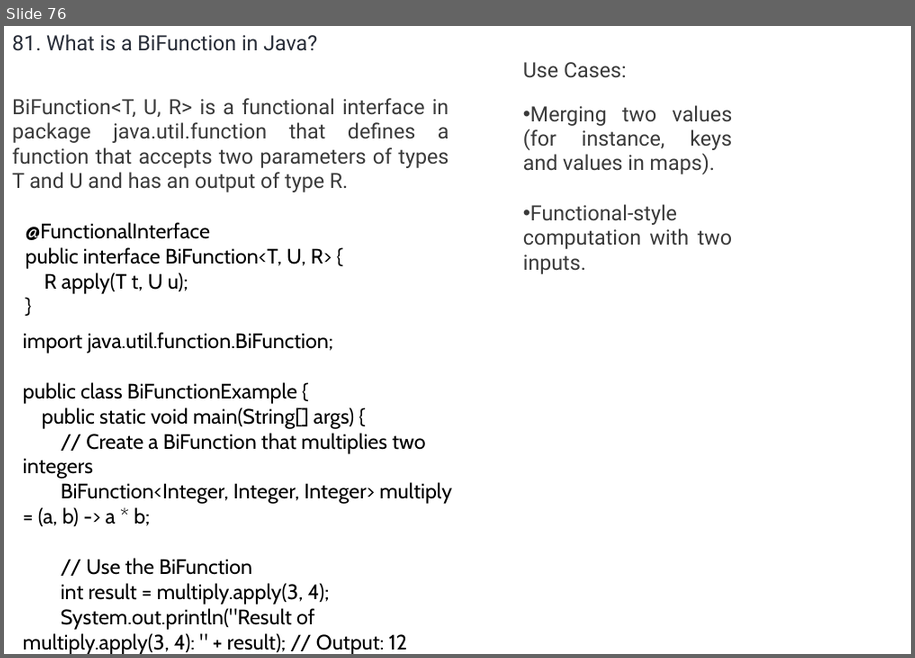
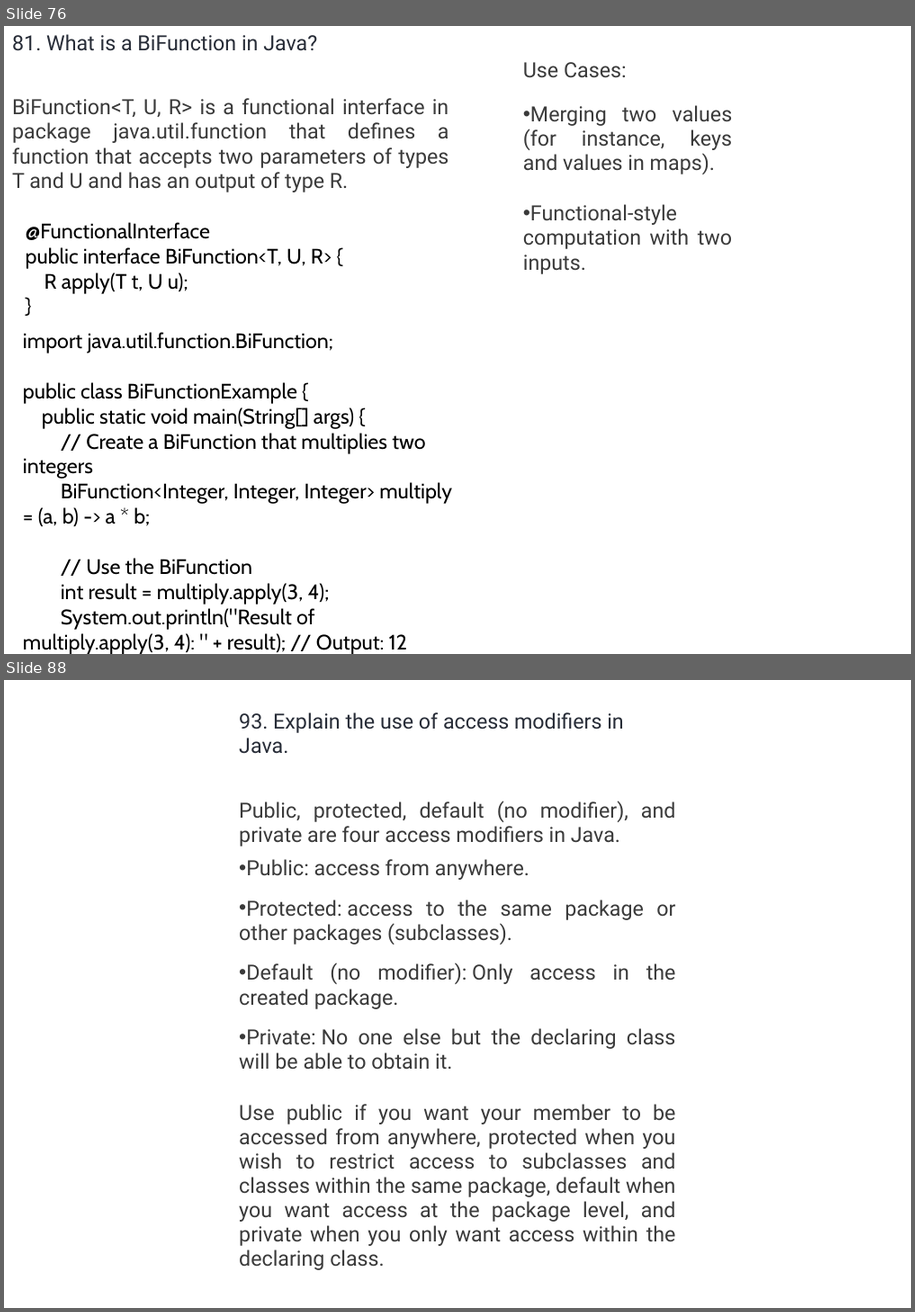
Before and after one commit to umalavanya/FullStackDevelopement_JavaSpring_SQL_ReactProjects, a slide deck: UmaTeachingMaterial/Java/Java-Interview-QA-Intellipaat.pptx. Shown one above the other, each under a label of ours: slide 76 before the commit, slides 76 and 88 after it; the slides between them are not shown. The pictures are 915x658 and 915x1312 pixels, drawn with LibreOffice and Linux fonts; fonts in the diff are those of the drawing. Boxes give left, top, right and bottom in pixels: in the first picture for what was removed or moved away, otherwise in the second. Text is boxed around its words. In the diff, an @@ line names an element or a change of style, - is before the commit and + after.

```diff
--- a/UmaTeachingMaterial/Java/Java-Interview-QA-Intellipaat.pptx
+++ b/UmaTeachingMaterial/Java/Java-Interview-QA-Intellipaat.pptx
@@ slide 88 added at [4, 680, 911, 1308], background #FFFFFF @@
@@ text added at [239, 712, 676, 1270], 18 pt, text #3A3A3A @@
+93. Explain the use of access modifiers in Java.
+Public, protected, default (no modifier), and private are four access modifiers in Java.
+• Public: access from anywhere.
+• Protected: access to the same package or other packages (subclasses).
+• Default (no modifier): Only access in the created package.
+• Private: No one else but the declaring class will be able to obtain it.
+Use public if you want your member to be accessed from anywhere, protected when you wish to restrict access to subclasses and classes within the same package, default when you want access at the package level, and private when you only want access within the declaring class.
```
Also in this commit, not shown: 1 slide changed, 25 other slides added, 26 slides removed.
